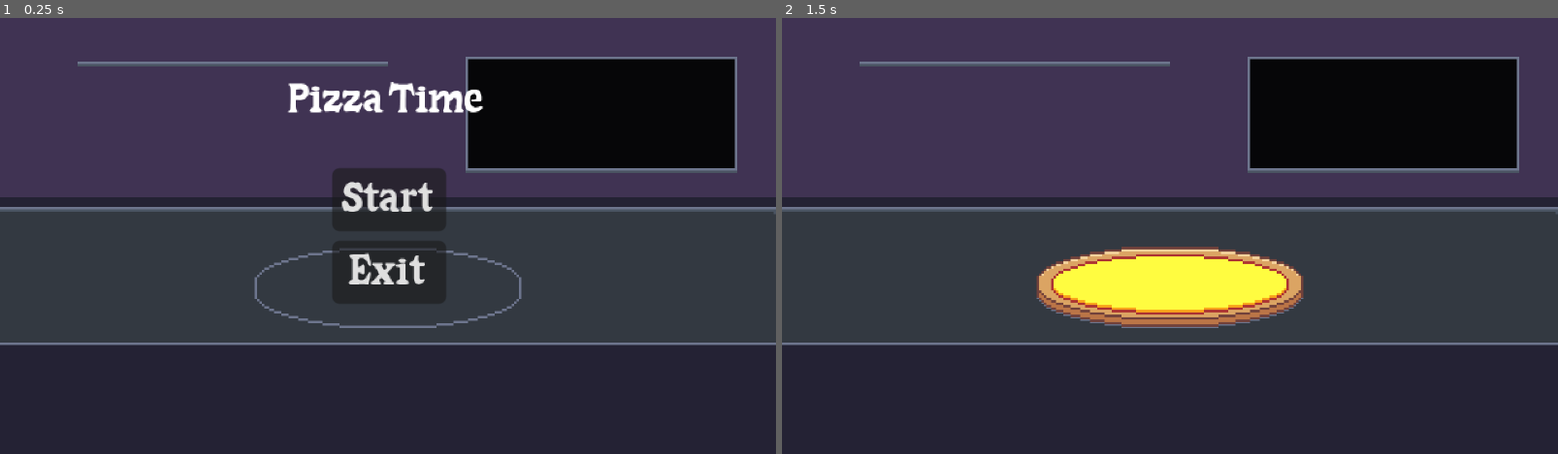
Above: before the commit, frames 1-2 (left to right).
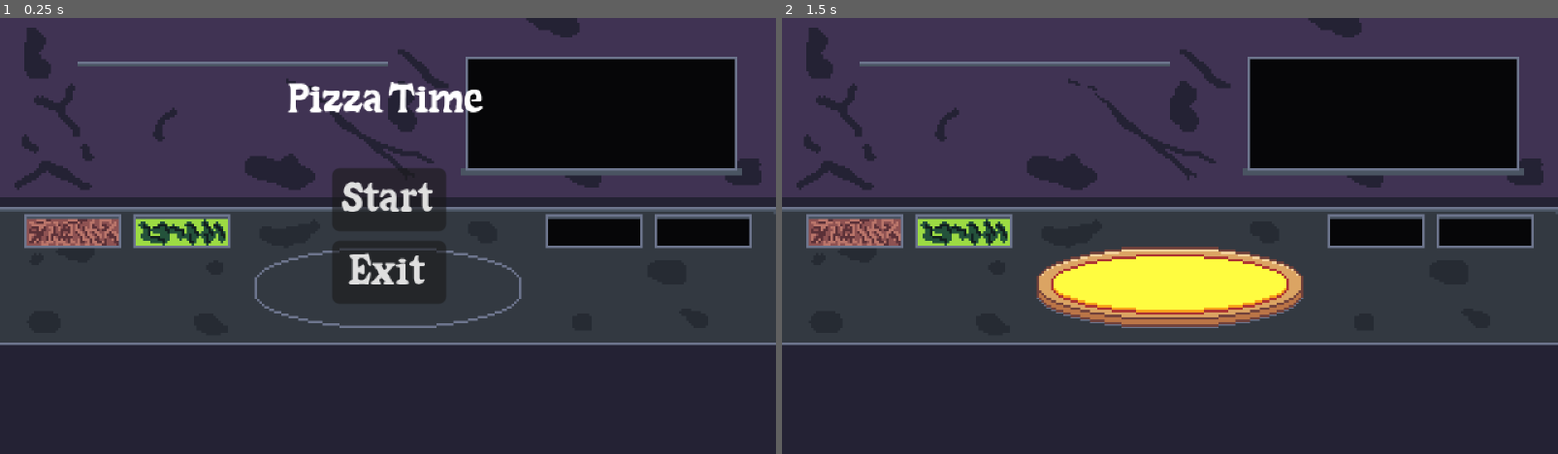
Above: after the commit, the same moments.

Repository: Icarus003/pizza_time
Game: Godot game, scene res://Scenes/main_menu.tscn
Two runs of this game, one before a commit and one after it. Both use one fixed random seed, a clock stepped at 60 frames per second and the inputs below.
Inputs:
- Up to frame 1 (0.25 s): no input
- Up to frame 2 (1.5 s): click "Start" at 0.5 s; tap Enter at 1.25 s

The runs differ from the first frame. In frame 1, 6.4% of the frame differs, in the area x 1-99%, y 0-53%; in frame 2, 6.6%.

Commit message:
Put in new version of pizza shop background

Diff:
--- a/Scenes/main.tscn
+++ b/Scenes/main.tscn
@@ -13,6 +13,7 @@
 [node name="Music" type="AudioStreamPlayer2D" parent="." unique_id=1090421395]
 stream = ExtResource("2_8gbba")
 autoplay = true
+parameters/looping = true
 
 [node name="pizza" parent="." unique_id=350528180 instance=ExtResource("3_jjvhh")]
 position = Vector2(160, 111)
Binary file changed: Assets/GameJam_Pizzashop_Canvas.png
